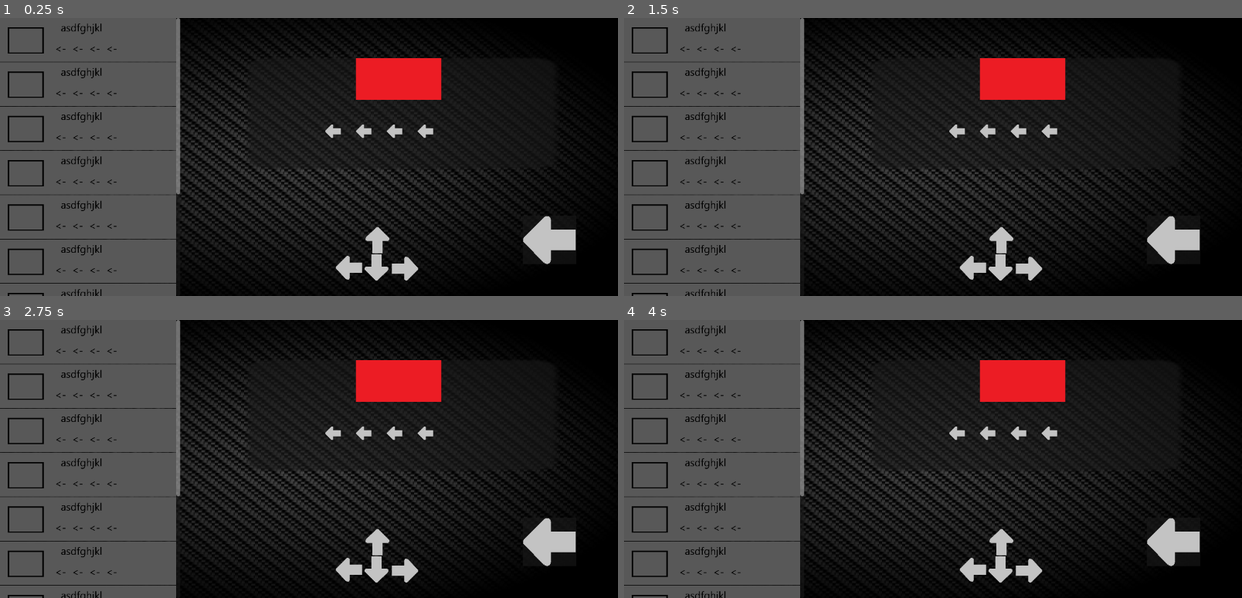
Above: before the commit, frames 1-4 (two rows, left to right).
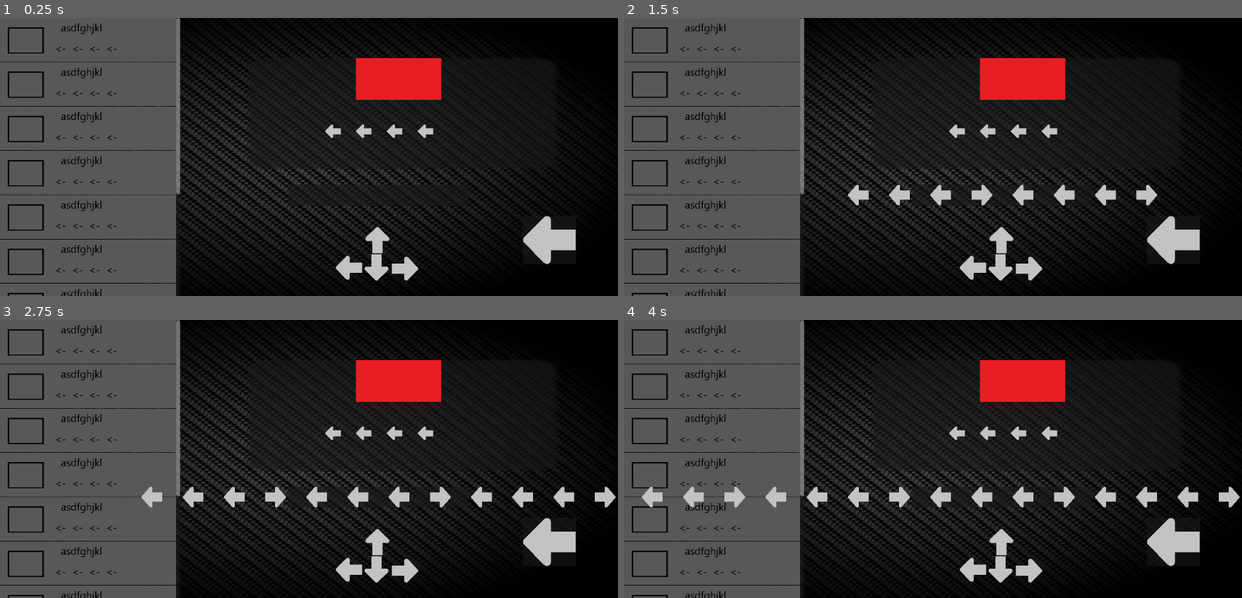
Above: after the commit, the same moments.

Repository: StephenScarlett/Stratagem-Project
Game: Godot game, scene res://MainCanvasScene.tscn
Two runs of this game, one before a commit and one after it. Both use one fixed random seed, a clock stepped at 60 frames per second and the inputs below.
Inputs (mouse positions are in pixels of both pictures, inside the frame that each line leads up to):
- Up to frame 1 (0.25 s): no input
- Up to frame 2 (1.5 s): click (710, 40) at 0.5 s; click (710, 40) at 1.25 s
- Up to frame 3 (2.75 s): click (86, 342) at 2 s
- Up to frame 4 (4 s): tap Enter at 2.75 s; tap Space at 3.5 s

The runs differ from the first frame. In frame 2, 1.2% of the frame differs, in the area x 36-87%, y 60-68%; in frame 3, 1.8%; in frame 4, 2.2%, in the area x 2-100%, y 60-68%.
Error before the commit: Invalid access of index '1' on a base object of type: 'Array'. (res://Scripts/Control2.gd:17)

Commit message:
panel instancing

Diff:
--- /dev/null
+++ b/Stratagem Project File/ArrowScenes/downarrow.tscn
@@ -0,0 +1,11 @@
+[gd_scene load_steps=2 format=3 uid="uid://bn8ibfbovacyq"]
+
+[ext_resource type="Texture2D" uid="uid://wfwg8ym2og2h" path="res://Assets/Arrow.png" id="1_h5dt5"]
+
+[node name="TextureRect" type="TextureRect"]
+offset_top = 32.0
+offset_right = 32.0
+offset_bottom = 57.0
+rotation = 4.71239
+texture = ExtResource("1_h5dt5")
+expand_mode = 2
--- /dev/null
+++ b/Stratagem Project File/ArrowScenes/leftarrow.tscn
@@ -0,0 +1,9 @@
+[gd_scene load_steps=2 format=3 uid="uid://b8sibtnj412uu"]
+
+[ext_resource type="Texture2D" uid="uid://wfwg8ym2og2h" path="res://Assets/Arrow.png" id="1_beamf"]
+
+[node name="TextureRect" type="TextureRect"]
+offset_right = 32.0
+offset_bottom = 25.0
+texture = ExtResource("1_beamf")
+expand_mode = 2
--- /dev/null
+++ b/Stratagem Project File/ArrowScenes/rightarrow.tscn
@@ -0,0 +1,13 @@
+[gd_scene load_steps=2 format=3 uid="uid://bo3m1j4r06ad7"]
+
+[ext_resource type="Texture2D" uid="uid://wfwg8ym2og2h" path="res://Assets/Arrow.png" id="1_0nrbk"]
+
+[node name="TextureRect" type="TextureRect"]
+offset_left = 32.0
+offset_top = 25.0
+offset_right = 64.0
+offset_bottom = 50.0
+rotation = 3.14159
+texture = ExtResource("1_0nrbk")
+expand_mode = 2
+flip_h = true
--- /dev/null
+++ b/Stratagem Project File/ArrowScenes/uparrow.tscn
@@ -0,0 +1,11 @@
+[gd_scene load_steps=2 format=3 uid="uid://317adq6kje8r"]
+
+[ext_resource type="Texture2D" uid="uid://wfwg8ym2og2h" path="res://Assets/Arrow.png" id="1_d2gw0"]
+
+[node name="TextureRect" type="TextureRect"]
+offset_left = 25.0
+offset_right = 57.0
+offset_bottom = 25.0
+rotation = 1.5708
+texture = ExtResource("1_d2gw0")
+expand_mode = 2
--- a/Stratagem Project File/MainCanvasScene.tscn
+++ b/Stratagem Project File/MainCanvasScene.tscn
@@ -225,6 +225,28 @@
 texture = ExtResource("3_gh80c")
 expand_mode = 1
 
+[node name="Panel" type="Panel" parent="."]
+anchors_preset = 8
+anchor_left = 0.5
+anchor_top = 0.5
+anchor_right = 0.5
+anchor_bottom = 0.5
+offset_left = -40.0
+offset_top = 54.0
+offset_right = 310.0
+offset_bottom = 94.0
+grow_horizontal = 2
+grow_vertical = 2
+
+[node name="HBoxContainer" type="HBoxContainer" parent="Panel"]
+layout_mode = 1
+anchors_preset = 15
+anchor_right = 1.0
+anchor_bottom = 1.0
+grow_horizontal = 2
+grow_vertical = 2
+theme_override_constants/separation = 40
+
 [connection signal="pressed" from="Control2/Left" to="Control2" method="_on_left_pressed"]
 [connection signal="pressed" from="Control2/Right" to="Control2" method="_on_right_pressed"]
 [connection signal="pressed" from="Control2/Up" to="Control2" method="_on_up_pressed"]
--- a/Stratagem Project File/Scripts/Control2.gd
+++ b/Stratagem Project File/Scripts/Control2.gd
@@ -3,6 +3,7 @@
 class_name ButtonMap
 
 var inputArray = []
+var stratagem1 = [1,1,1,2]
 var resultArray = [1,1,1,2]
 
 func _ready():
@@ -10,12 +11,12 @@
 
 func _process(delta):
 
-
-	for x in resultArray.size():
-		match x:
-			1:
-				if (inputArray[x] == resultArray[x]):
-					$"../SelectedStratagemPanel/REINFORCE/g1".visble = true
+	pass
+	#for x in resultArray.size():
+		#match x:
+			#1:
+				#if (inputArray[x] == resultArray[x]):
+					#$"../SelectedStratagemPanel/REINFORCE/g1".visble = true
 
 
 
--- a/Stratagem Project File/Scripts/Stratagem Panel.gd
+++ b/Stratagem Project File/Scripts/Stratagem Panel.gd
@@ -3,7 +3,11 @@
 class_name Stratagem
 
 var inputarr = []
-var stratagemarr = []
+@onready var leftarrow = preload("res://ArrowScenes/leftarrow.tscn")
+@onready var rightarrow = preload("res://ArrowScenes/rightarrow.tscn")
+@onready var uparrow = preload("res://ArrowScenes/uparrow.tscn")
+@onready var downarrow = preload("res://ArrowScenes/downarrow.tscn")
+var stratagemOne = [leftarrow, leftarrow, leftarrow, rightarrow]
 
 func _ready():
 	pass
@@ -12,6 +16,14 @@
 	pass
 
 func stratagem1():
+	var instance1 = leftarrow.instantiate()
+	$"../Panel/HBoxContainer".add_child(instance1)
+	var instance2 = leftarrow.instantiate()
+	$"../Panel/HBoxContainer".add_child(instance2)
+	var instance3 = leftarrow.instantiate()
+	$"../Panel/HBoxContainer".add_child(instance3)
+	var instance4 = rightarrow.instantiate()
+	$"../Panel/HBoxContainer".add_child(instance4)
 	$"../SelectedStratagemPanel/REINFORCE".visible = true
 
 func _on_button_pressed():
